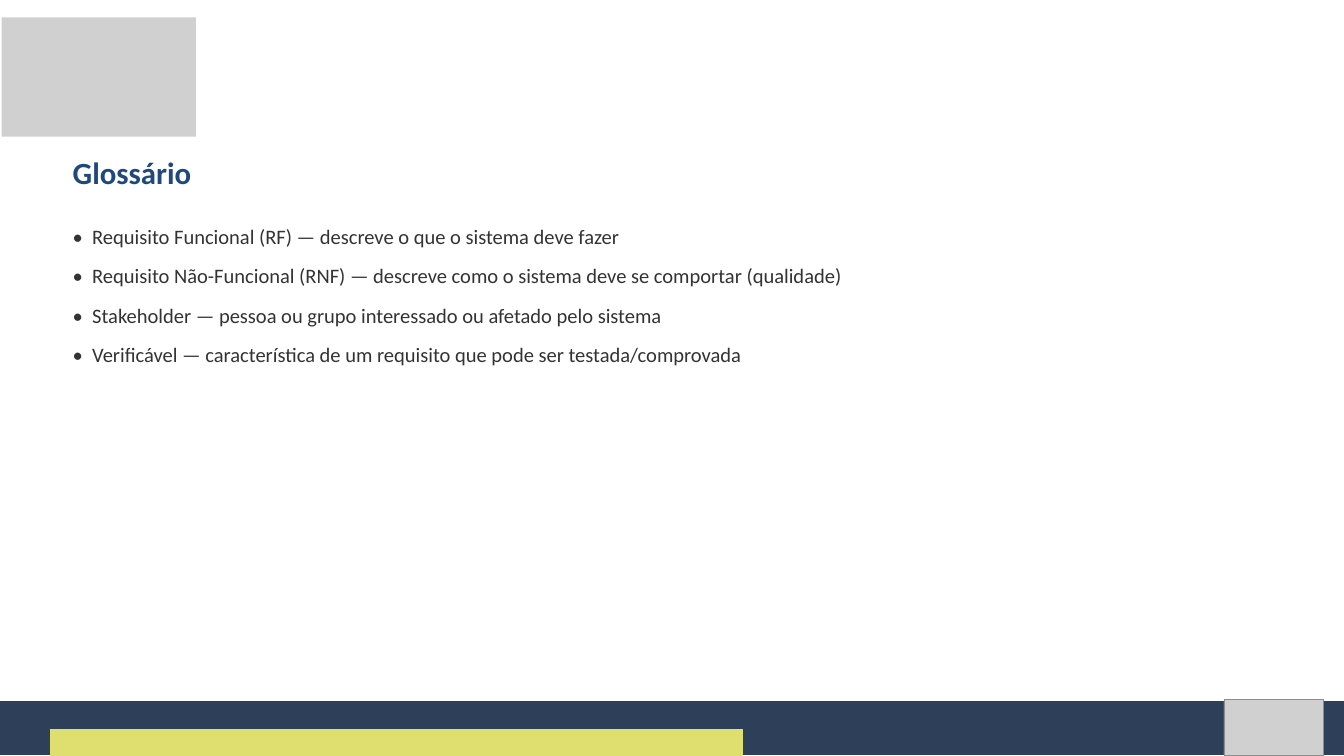
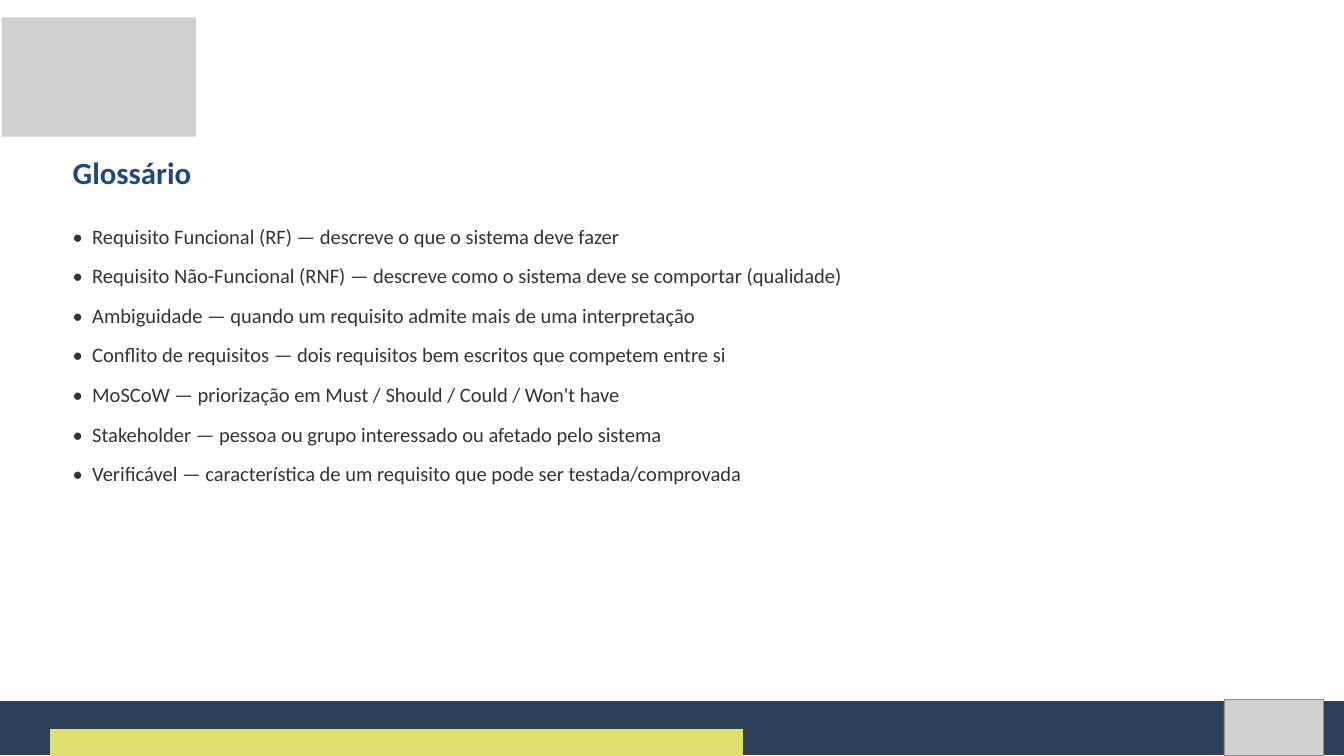
Before and after one commit to Natan20/Curso-Modelagem-De-Sistemas-Material, a slide deck: slide 28 of Aula 02 - 04-09-2026/Aula 2 - Slides.pptx (slide 21 before the commit). Drawn at 1344x756 pixels with LibreOffice and Linux fonts; fonts in the diff are those of the drawing; grey boxes stand for pictures. Boxes give left, top, right and bottom in pixels: in the first picture for what was removed or moved away, otherwise in the second. Text is boxed around its words. In the diff, an @@ line names an element or a change of style, - is before the commit and + after.

Commit message:
Atualiza Aulas 1-2 com novos conteudos e restringe repo as Aulas 1-2
Aula 1: slides de correcao coletiva ampliada apos a atividade pratica.
Aula 2: novas secoes de ambiguidade/conflitos de requisitos e priorizacao
MoSCoW na apostila e nos slides, com material de reserva.

Remove do rastreamento as Aulas 3-21 (arquivos continuam no disco) para
adicionar aula a aula conforme forem finalizadas. Restaura o README.md.

```diff
--- a/Aula 02 - 04-09-2026/Aula 2 - Slides.pptx
+++ b/Aula 02 - 04-09-2026/Aula 2 - Slides.pptx
@@ text at [92, 308, 726, 406]: paragraphs added @@
+• Ambiguidade — quando um requisito admite mais de uma interpretação
+• Conflito de requisitos — dois requisitos bem escritos que competem entre si
+• MoSCoW — priorização em Must / Should / Could / Won't have
```
Also in this commit, not shown: 4 other slides changed, 10 slides added, 59 other files.
